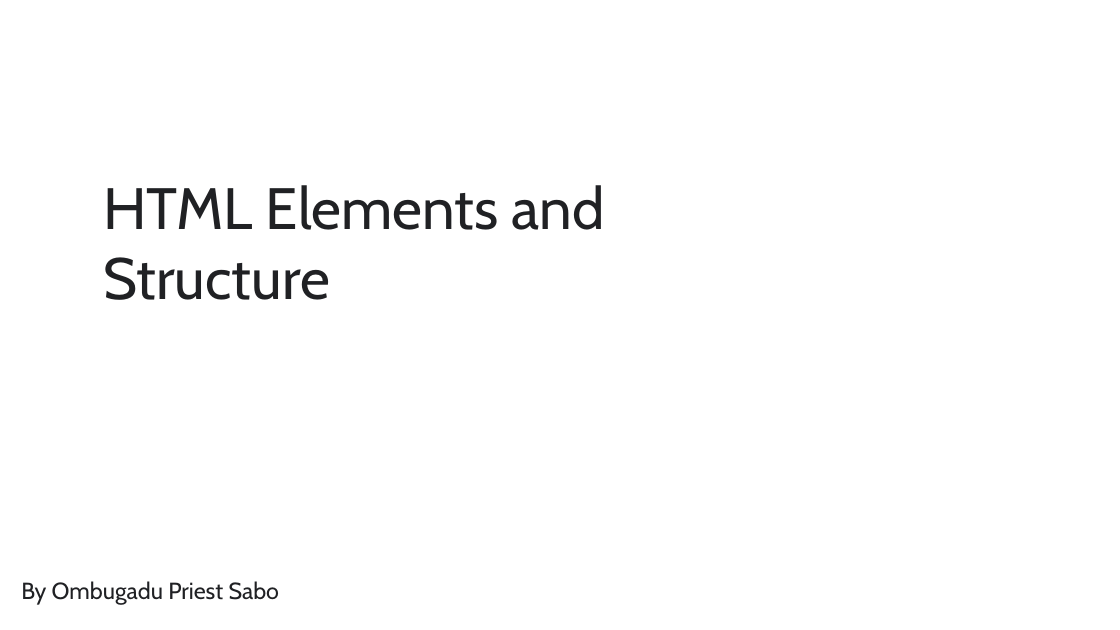
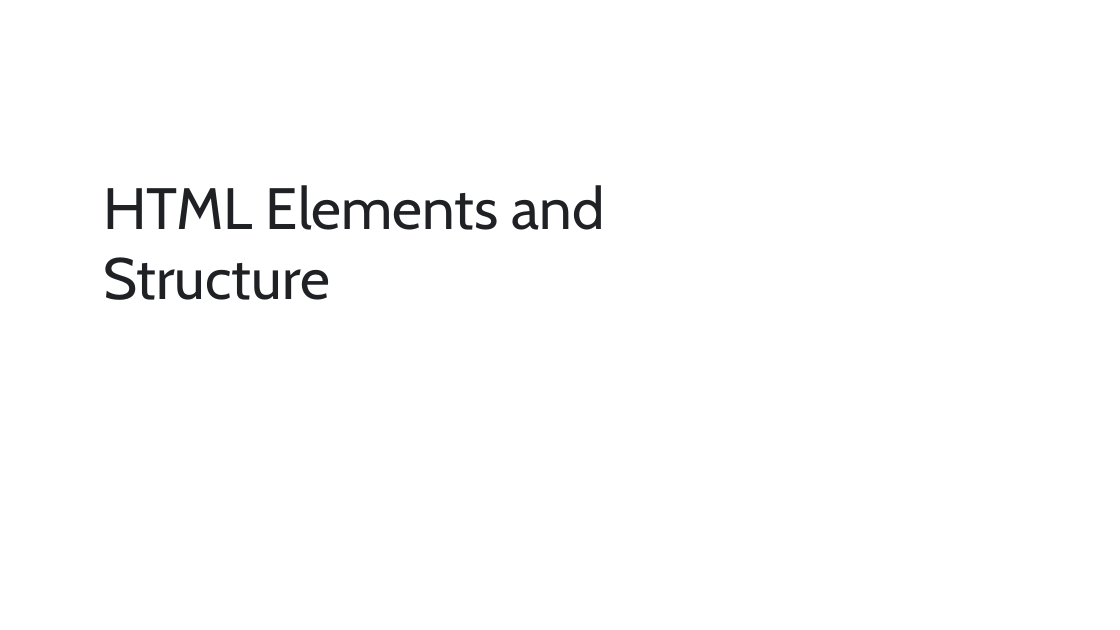
Before and after one commit to wisdomspine/WEB-101, a slide deck: slide 1 of HTML Elements and structure.pptx. Drawn at 1120x630 pixels with LibreOffice and Linux fonts; fonts in the diff are those of the drawing; background and template pictures are left out. Boxes give left, top, right and bottom in pixels: in the first picture for what was removed or moved away, otherwise in the second. Text is boxed around its words. In the diff, an @@ line names an element or a change of style, - is before the commit and + after.

Commit message:
Added materials and task on HTML tables

```diff
--- a/HTML Elements and structure.pptx
+++ b/HTML Elements and structure.pptx
@@ title removed at <box>21,581,280,605</box> @@
-By Ombugadu Priest Sabo
```
Also in this commit, not shown: 6 other files.
